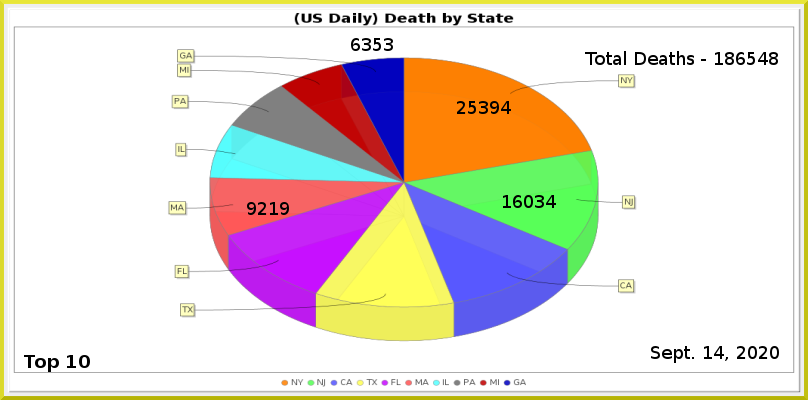
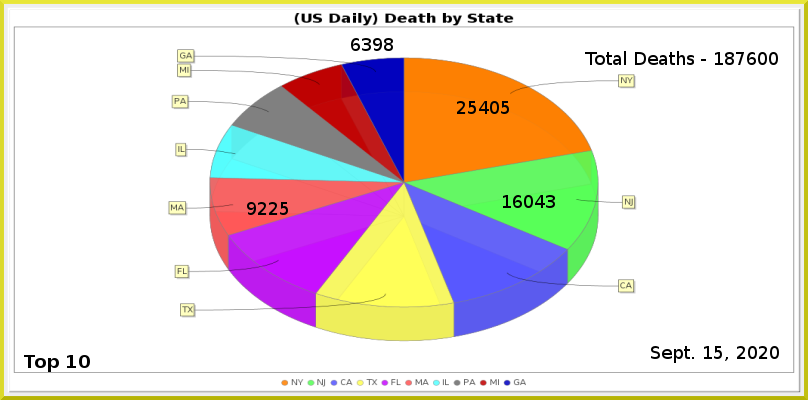
Before/after of a 808x400 layered artwork. What changed in the layer stack:
painted on "Least" over [373, 38, 393, 51]
painted on "MA" over [269, 202, 289, 215]
painted on "NJ" over [535, 195, 556, 208]
painted on "NY" over [479, 101, 511, 114]
renamed "Total Deaths - 186548" to "Total Deaths - 187600", painted on it over [736, 52, 778, 65]
painted on "Current Date" over [714, 346, 724, 359]
